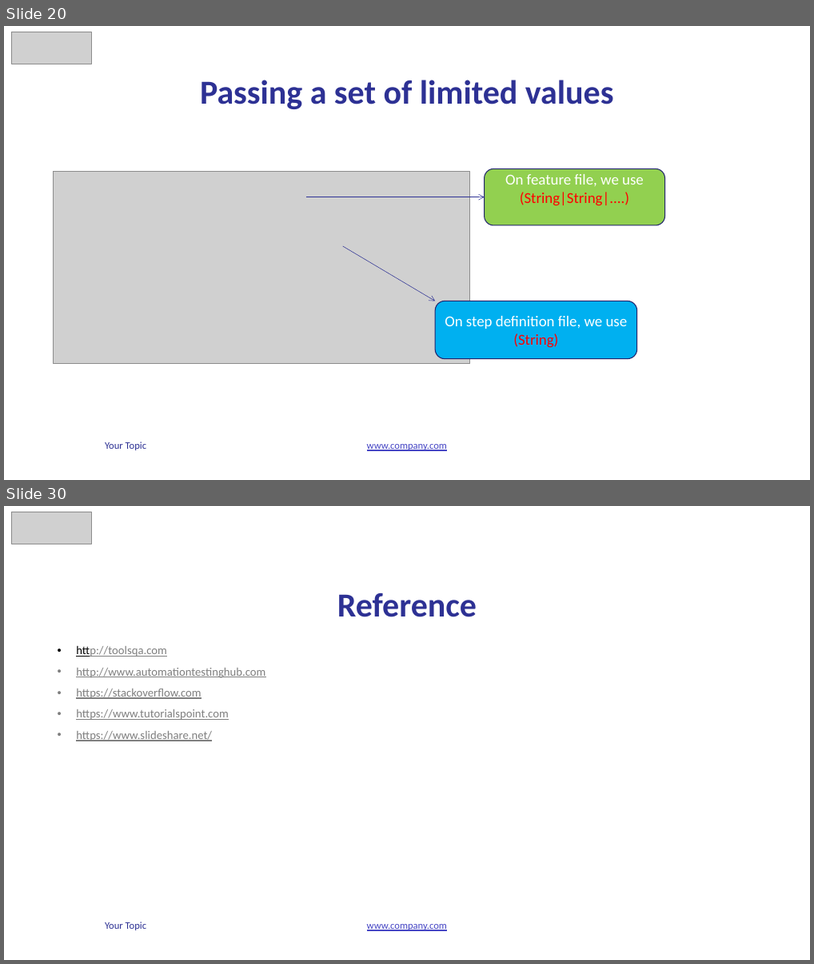
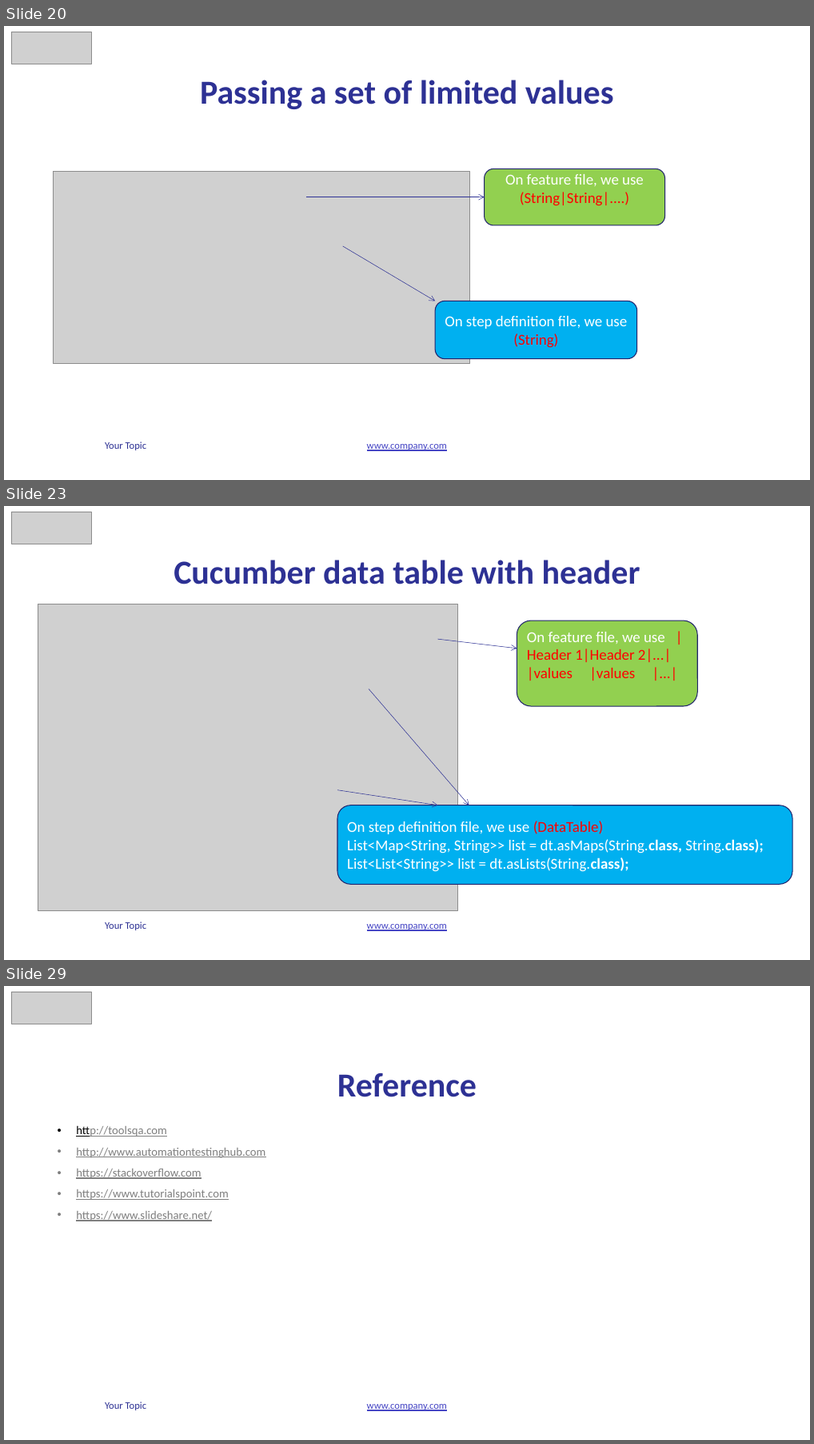
Before and after one commit to vunguyen2588/Cucumber, a slide deck: b4uconference_cucumber_slide.pptx. Shown one above the other, each under a label of ours: slides 20 and 30 before the commit, slides 20, 23 and 29 after it; the slides between them are not shown. The pictures are 814x964 and 814x1444 pixels, drawn with LibreOffice and Linux fonts; fonts in the diff are those of the drawing; grey boxes stand for pictures. Boxes give left, top, right and bottom in pixels: in the first picture for what was removed or moved away, otherwise in the second. Text is boxed around its words. In the diff, an @@ line names an element or a change of style, - is before the commit and + after.

```diff
--- a/b4uconference_cucumber_slide.pptx
+++ b/b4uconference_cucumber_slide.pptx
@@ slide 23 added at (4,506,810,960), background #FFFFFF; not listed: 2 template elements that a slide beside it also shows @@
@@ picture added at (11,512,92,544) @@
@@ title added at (174,560,641,584), 40 pt, text #2D3194, bold @@
+Cucumber data table with header
@@ picture added at (38,604,458,911) @@
@@ rounded rectangle added at (517,620,698,706), fill #92D050, outline #21246D 1 pt, 18 pt, text #FF0000 @@
+On feature file, we use |Header 1|Header 2|...|
+|values |values |...|
@@ arrow added from (438, 639) to (517, 648), #2D3194 0.5 pt @@
@@ arrow added from (369, 688) to (470, 805), #2D3194 0.5 pt @@
@@ arrow added from (338, 790) to (438, 805), #2D3194 0.5 pt @@
@@ rounded rectangle added at (338,805,794,884), fill #00B0F0, outline #21246D 1 pt, 18 pt, text #FFFFFF @@
+On step definition file, we use (DataTable)
+List<Map<String, String>> list = dt.asMaps(String.class, String.class);
+List<List<String>> list = dt.asLists(String.class);
@@ what was slide 30 is now slide 29 @@
```
Also in this commit, not shown: 4 slides changed, 3 other slides added, 5 slides removed, 5 other files.
